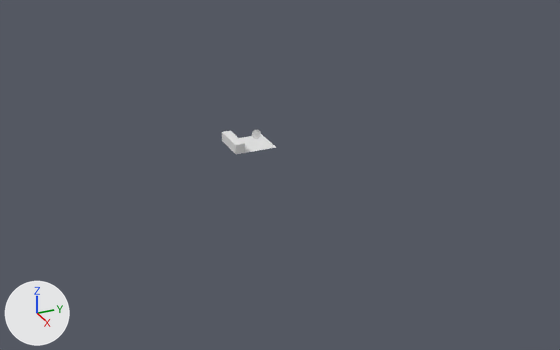
An edit to the glTF model assets/models/level_one.glb, drawn before and after from the same camera.
The view is the same before and after, from a 50 mm camera at (139.0, -56.0, 61.1) aimed at (5.3, 4.1, -5.7). Lighting does not change. The marker at lower left points along +X, +Y and +Z. Where no turn or scale is listed for an object, it has been applied to the vertices.

Names of what the first picture shows: 'Floor'.
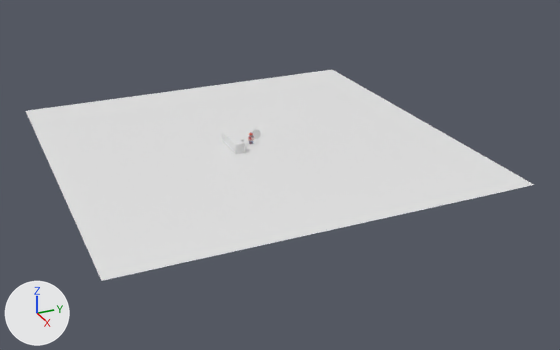
Location of each change, (x1, y1, x2, y2) in pixels of the pictures (560 x 350 px):
'F', added: after (26, 70, 534, 281)
'Floor', deleted: before (239, 134, 276, 153)
'KidB', added: after (248, 132, 254, 144)

Diff of the bpy script that builds the scene:
```diff
--- a/assets/models/level_one.glb.py
+++ b/assets/models/level_one.glb.py
@@ img_person_blood @@
+img_person_blood = load_image('Person_blood', '_unpacked/Person_blood', 1024, 1024, 'sRGB')
@@ mat_material_001 @@
+mat_material_001 = principled_material('Material.001')
+mat_material_001.texture = img_person_blood
@@ me_a @@
+me_a.from_pydata(...)  # 578 vertices, 1154 faces; spans x -0.49..0.72, y -0.67..0.65, z 0.07..2.5
+me_a.materials.append(mat_material_001)  # picture img_person_blood
@@ me_static @@
+me_static.from_pydata([(-40.0, -40.0, 0.0), (40.0, -40.0, 0.0), (-40.0, 40.0, 0.0), (40.0, 40.0, 0.0)], [], [(0, 1, 3), (0, 3, 2)])
@@ ob_floor @@
-ob_floor = bpy.data.objects.new('Floor', me_floor)
-ob_floor.location = (0.0, 0.0, 0.0)
@@ ob_kidb @@
+ob_kidb = bpy.data.objects.new('KidB', me_a)
+ob_kidb.location = (0.0, 0.0, 0.0)
@@ ob_f @@
+ob_f = bpy.data.objects.new('F', me_static)
+ob_f.location = (0.0, 0.0, 0.0)
```
